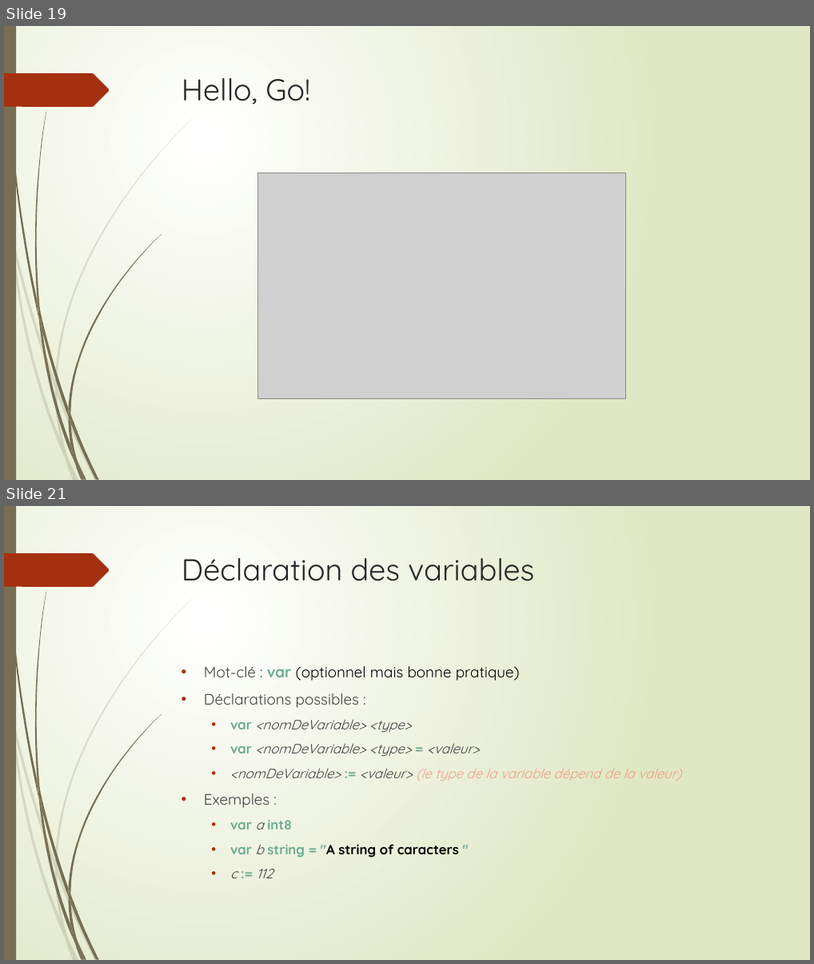
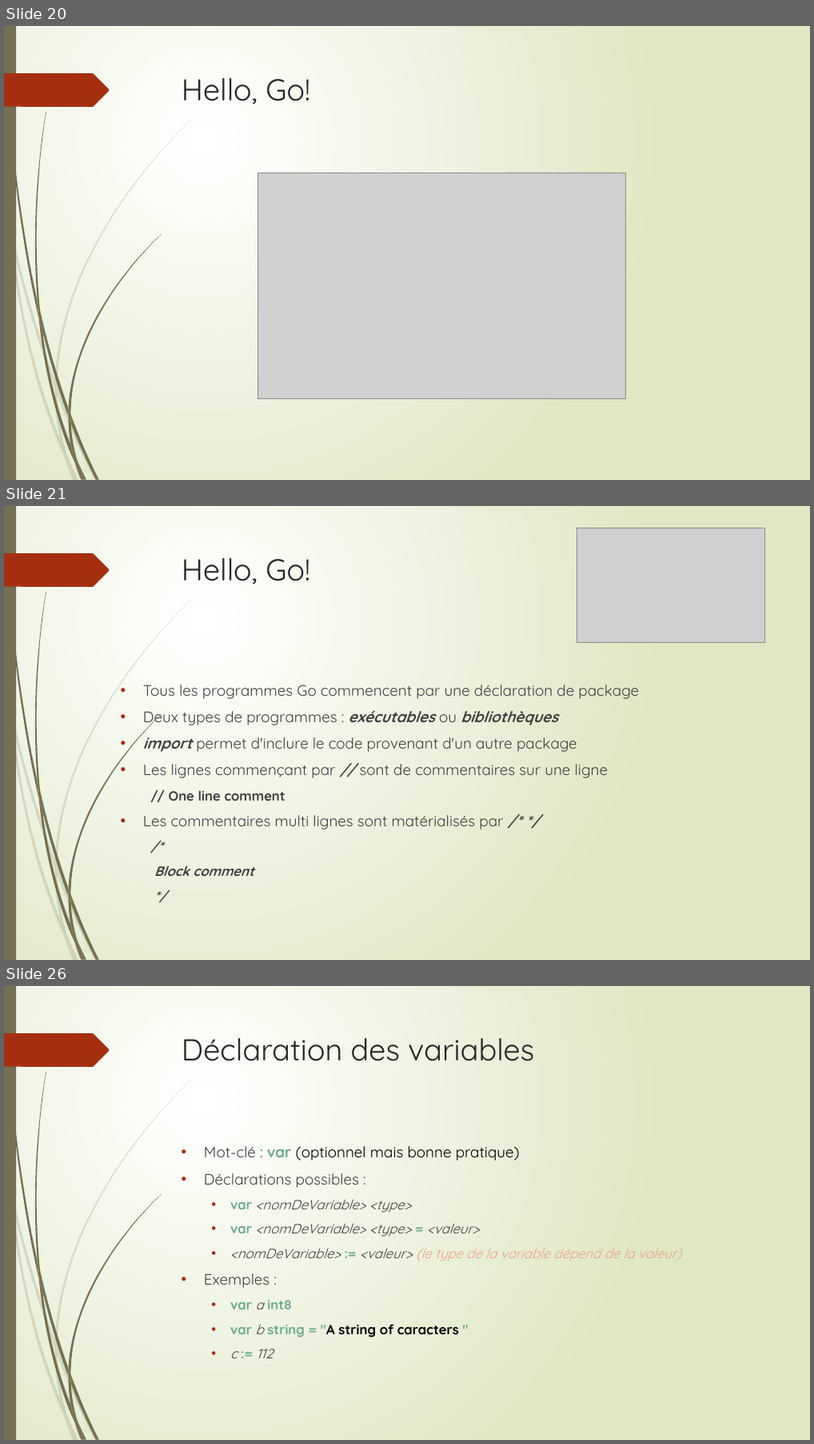
Before and after one commit to thierrydecker/learning-go, a slide deck: documentations/learning-go.pptx. Shown one above the other, each under a label of ours: slides 19 and 21 before the commit, slides 20, 21 and 26 after it; the slides between them are not shown. The pictures are 814x964 and 814x1444 pixels, drawn with LibreOffice and Linux fonts; fonts in the diff are those of the drawing; grey boxes stand for pictures. Boxes give left, top, right and bottom in pixels: in the first picture for what was removed or moved away, otherwise in the second. Text is boxed around its words. In the diff, an @@ line names an element or a change of style, - is before the commit and + after.

```diff
--- a/documentations/learning-go.pptx
+++ b/documentations/learning-go.pptx
@@ slide 21 added at box(4, 506, 810, 960), background gradient #FFFFFF to #DFE8C4; not listed: 24 template elements that a slide beside it also shows @@
@@ picture added at box(578, 528, 765, 643) @@
@@ title added at box(182, 558, 310, 584), 36 pt, text #262626 @@
+Hello, Go!
@@ text added at box(143, 684, 639, 876), 18 pt, text #404040 @@
+• Tous les programmes Go commencent par une déclaration de package
+• Deux types de programmes : exécutables ou bibliothèques
+• import permet d'inclure le code provenant d'un autre package
+• Les lignes commençant par // sont de commentaires sur une ligne
+  // One line comment
+• Les commentaires multi lignes sont matérialisés par /* */
+  /*
+  Block comment
+  */
@@ what was slide 19 is now slide 20 @@
@@ what was slide 21 is now slide 26 @@
```
Also in this commit, not shown: 2 slides changed, 5 other slides added, 1 slide removed, 1 other file.
